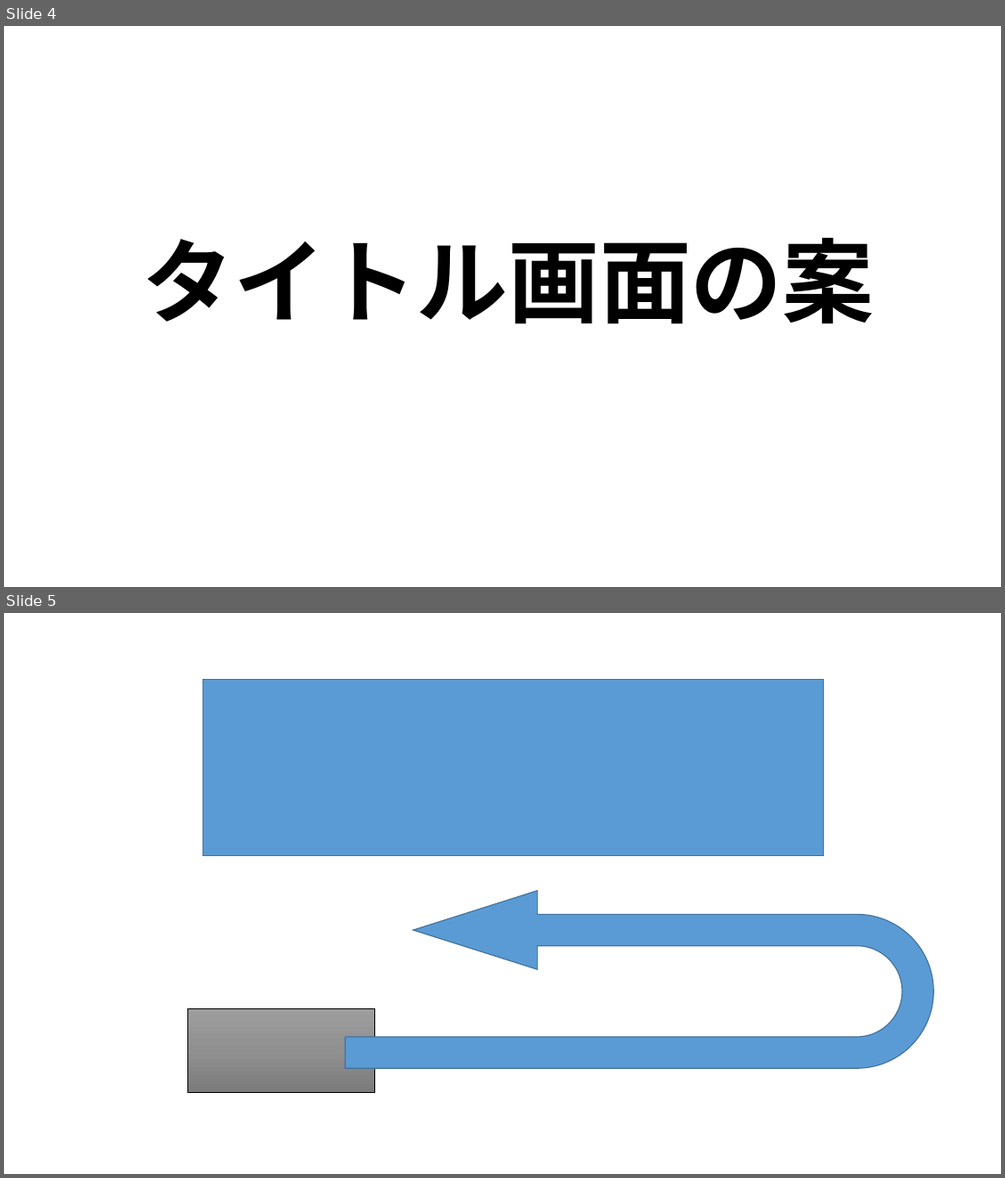
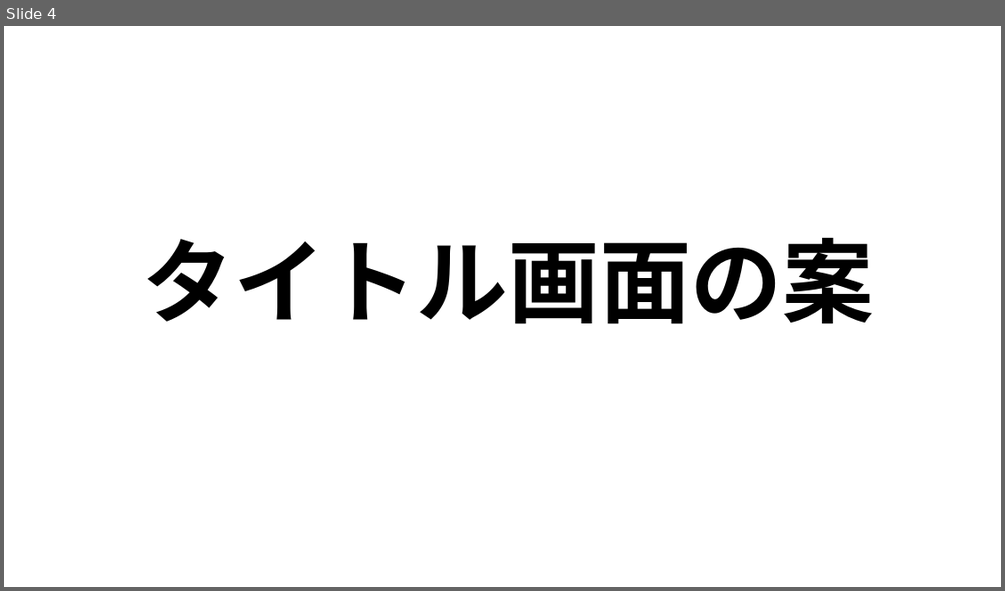
Before and after one commit to MizukiKato0416/sotsugyou_time_kato, a slide deck: 卒業制作_大元タイトル構成.pptx. Shown one above the other, each under a label of ours: slides 4 and 5 before the commit, slide 4 after it. The pictures are 1005x1178 and 1005x591 pixels, drawn with LibreOffice and Linux fonts; fonts in the diff are those of the drawing. Boxes give left, top, right and bottom in pixels: in the first picture for what was removed or moved away, otherwise in the second. Text is boxed around its words. In the diff, an @@ line names an element or a change of style, - is before the commit and + after.

```diff
--- a/卒業制作_大元タイトル構成.pptx
+++ b/卒業制作_大元タイトル構成.pptx
@@ slide 5 removed at (4,613,1001,1174), background #FFFFFF @@
@@ rectangle removed at (202,679,824,855) @@
@@ uturn arrow removed at (345,891,933,1068) @@
@@ rectangle removed at (187,1008,374,1093) @@
```
Also in this commit, not shown: 1 slide changed, 11 slides added, 3 other slides removed.
